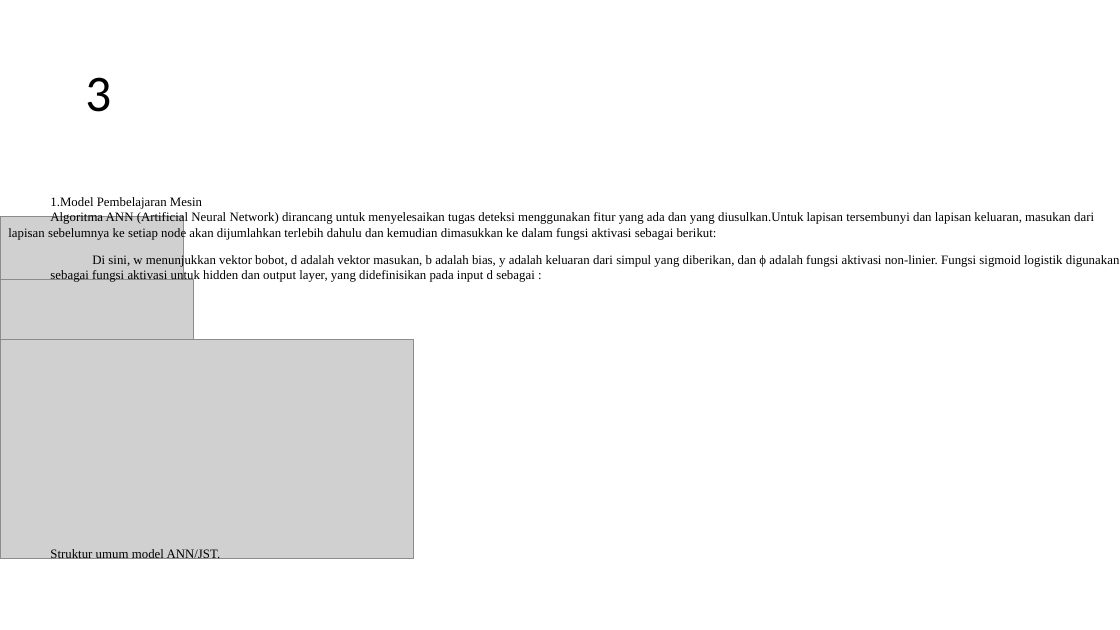
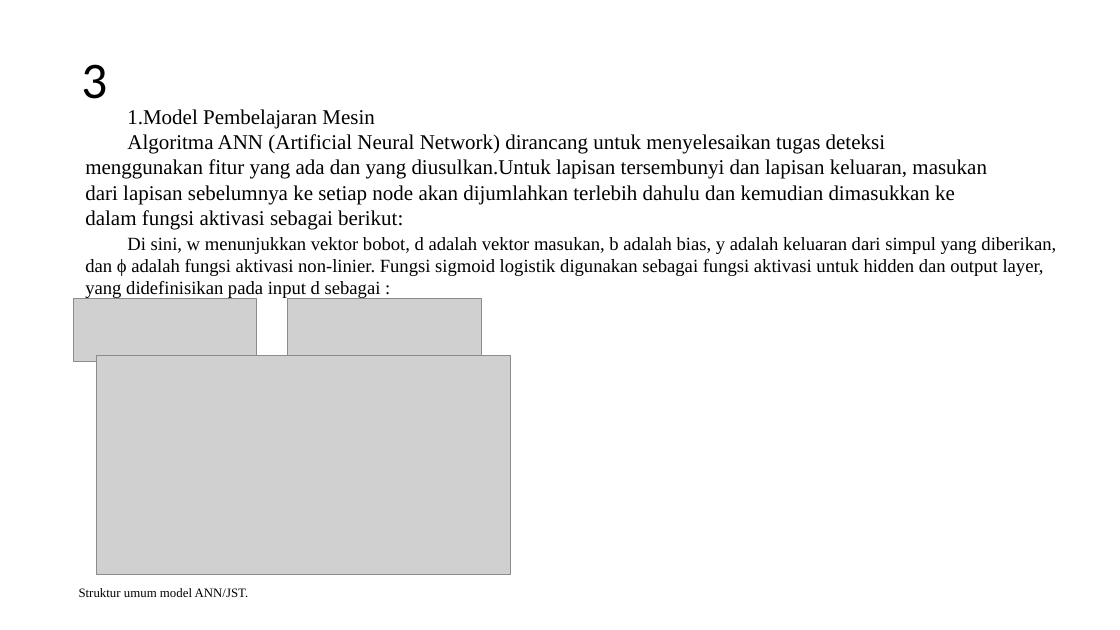
Before and after one commit to juvina03/SBP, a slide deck: slide 17 of PPT_Presentasi_SBP.pptx (slide 16 before the commit). Drawn at 1120x630 pixels with LibreOffice and Linux fonts; fonts in the diff are those of the drawing; grey boxes stand for pictures. Boxes give left, top, right and bottom in pixels: in the first picture for what was removed or moved away, otherwise in the second. Text is boxed around its words. In the diff, an @@ line names an element or a change of style, - is before the commit and + after.

```diff
--- a/PPT_Presentasi_SBP.pptx
+++ b/PPT_Presentasi_SBP.pptx
@@ title "3": place and size @@
-title "3" at (85,77,111,112)
+title "3" at (81,64,107,99)
@@ text "Model Pembelajaran Mesin": place and size @@
-text "Model Pembelajaran Mesin" at (8,197,1094,240)
+text "Model Pembelajaran Mesin" at (85,109,987,230)
@@ text "Model Pembelajaran Mesin" at (85,109,987,230): size 11 to 18 pt @@
@@ text "Di sini, w menunjukkan vektor ...": place and size @@
-text "Di sini, w menunjukkan vektor ..." at (50,254,1120,282)
+text "Di sini, w menunjukkan vektor ..." at (85,237,1056,299)
@@ text "Di sini, w menunjukkan vektor ..." at (85,237,1056,299): size 11 to 16 pt @@
@@ picture: place and size @@
-picture at (0,217,184,280)
+picture at (73,298,257,361)
@@ picture: place and size @@
-picture at (0,280,193,339)
+picture at (288,298,481,358)
@@ picture: place and size @@
-picture at (0,339,414,559)
+picture at (97,355,511,575)
@@ text "Struktur umum model ANN/JST." rewrapped from (50,549,221,562) to (79,588,249,597) @@
```
Also in this commit, not shown: 14 other slides changed, 1 slide added.
